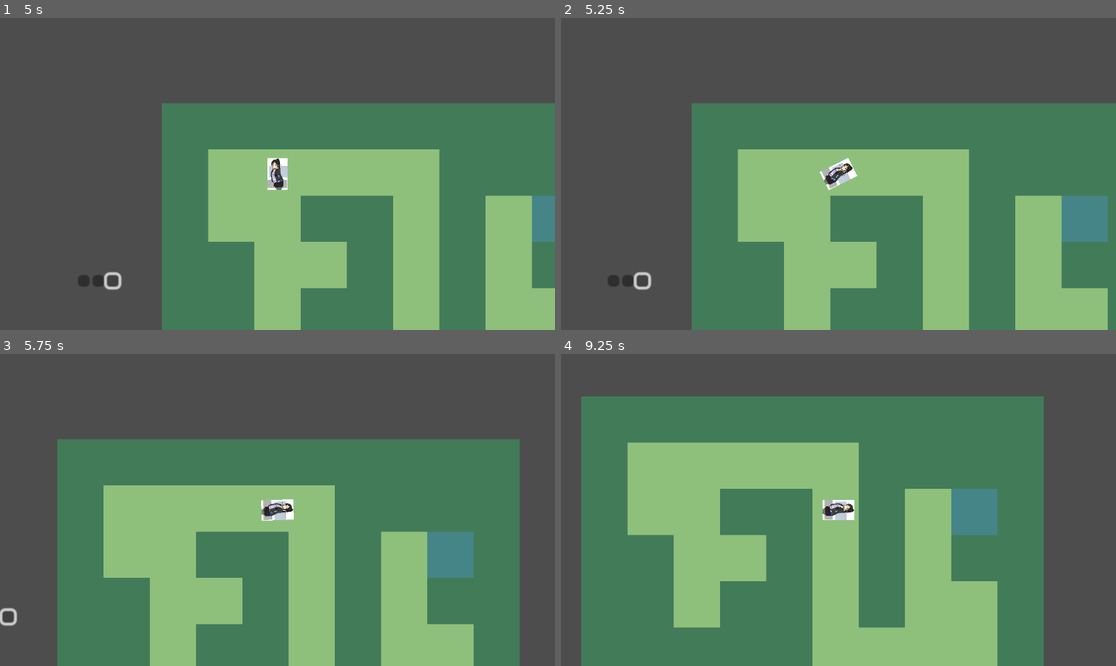
Above: before the commit, frames 1-4 (two rows, left to right).
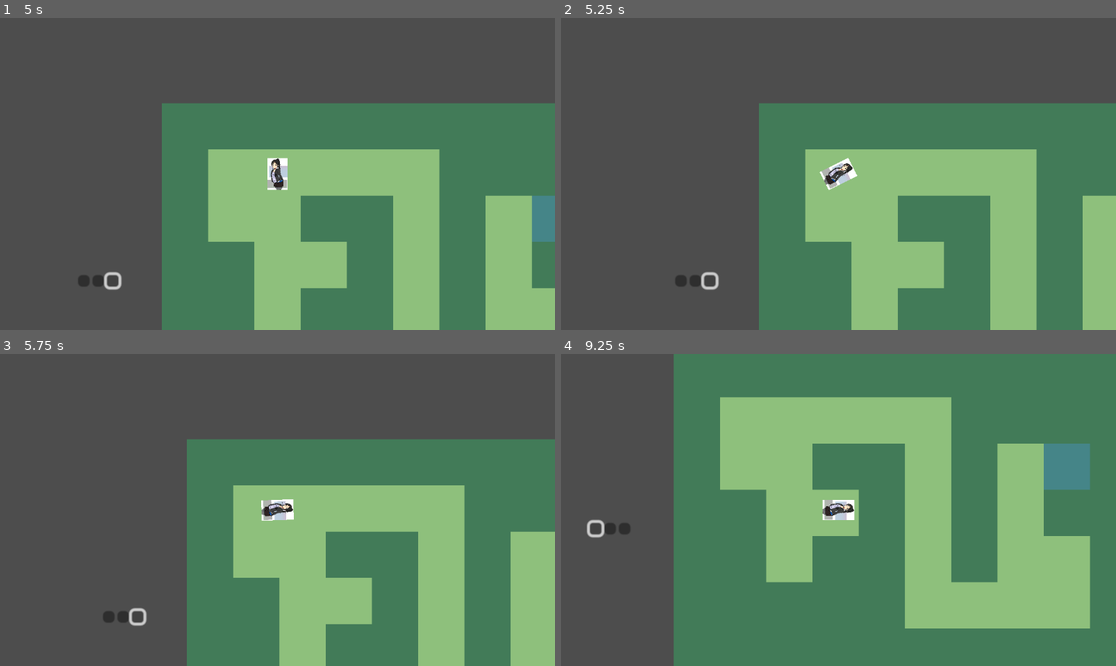
Above: after the commit, the same moments.

Repository: artinZareie/hoc-game
Game: Godot game, scene res://first_level.tscn
Two runs of this game, one before a commit and one after it. Both use one fixed random seed, a clock stepped at 60 frames per second and the inputs below.
Inputs (mouse positions are in pixels of both pictures, inside the frame that each line leads up to):
- Up to frame 1 (5 s): hold Right (ui_right) 0.53-1.28 s; hold Down (ui_down) 1.28-2 s; click (11, 286) at 2 s; tap Enter at 2.75, 4.25 s; hold Right (ui_right) 2.78-3.53 s; tap Space at 3.5 s; hold Up (ui_up) 3.53-4.28 s; hold Left (ui_left) from 4.28 s (still down)
- Up to frame 2 (5.25 s): keep holding Left (ui_left)
- Up to frame 3 (5.75 s): keep holding Left (ui_left)
- Up to frame 4 (9.25 s): release Left (ui_left) at 5.78 s; hold Down (ui_down) 5.78-6.53 s; hold Right (ui_right) 6.53-7.25 s; click (610, 522) at 7.27 s; click (594, 522) at 8.02 s; tap Space at 8.75 s; hold Up (ui_up) from 8.78 s (still down)

Frame 1 is identical in both runs. In frame 2, 31% of the frame differs, in the area x 8-100%, y 27-100%; in frame 3, 38%; in frame 4, 67%, in the area x 3-100%, y 0-100%.

Commit message:
Correct Some Code

Diff:
--- a/Scenes/player.gd
+++ b/Scenes/player.gd
@@ -3,6 +3,7 @@
 const SPEED = 100.0
 const ANGULAR_SPEED = 5.0
 const BLOCKSIZE = 32
+const ANGULAR_EPS = PI/ 36
 # Atlas (1, 0) corresponds to wall
 const WALL_ATLAS_COORDS = [1, 0]
 const WATER_ATLAS_COORDS = [3, 0]
@@ -100,7 +101,7 @@
 			self.position.y = destination[1]
 			on_process = false
 			instruction = 0
-		elif (instruction == 1 or instruction == 2) and (self.rotation - PI / 2 * direction) < PI / 36:
+		elif (instruction == 1 or instruction == 2) and (abs(self.rotation - PI / 2 * direction) < ANGULAR_EPS):
 			on_process = false
 		else:
 			match instruction:
